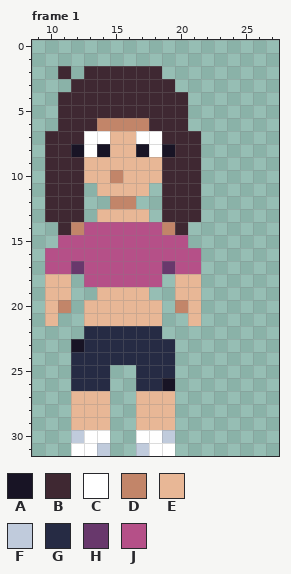
Two states of a pixel-art file, Aseprite_Projects/Female_NPC_1.aseprite. This is how it looked before the edit.
32x32 pixels, 1 frame. Shown: frame 1: x 9..27, y 0..31. The commit also changed other frames, which this record leaves out.
Visible layers, top first: "Layer 2", "Layer 1".
Palette (. is transparent): A #181425  B #3f2832  C #ffffff  D #c28569  E #e8b796  F #c0cbdc  G #262b44  H #68386c  J #b55088
Pixels before, frame 1, first column x 10:
 2 .B.BBBBBB...
 3 ..BBBBBBBB..
 4 .BBBBBBBBBB.
 5 .BBBBBBBBBB.
 6 .BBBDDDDBBB.
 7 BBBCCEECCBBB
 8 BBACAEEACABB
 9 BBBEEEEEEBBB
10 BBBEEDEEEBBB
11 BBB.EEEE.BBB
12 BBB..DD..BBB
13 BBB.EEEE.BBB
14 .BDJJJJJJDB.
15 .JJJJJJJJJJ.
16 JJJJJJJJJJJJ
17 JJHJJJJJJHJJ
18 EE.JJJJJJ.EE
19 EE..EEEE..EE
20 ED.EEEEEE.DE
21 E..EEEEEE..E
22 ...GGGGGG...
23 ..AGGGGGGG..
24 ..GGGGGGGG..
25 ..GGG..GGG..
26 ..GGG..GGA..
27 ..EEE..EEE..
28 ..EEE..EEE..
29 ..EEE..EEE..
30 ..FCC..CCF..
31 ..CCF..FCC..
Now the later version:
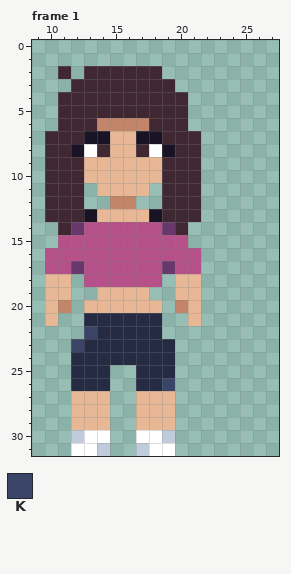
Colours new in this view: K #3a4466
Message: Made animations for a female NPC
Change:
layer "Layer 2" now hidden
Frame 1:
The author put colour A in row 13 at x 13 and 18.
Colour C becomes colour A in row 7 at x 13 to 14 and 17 to 18.
Colour A becomes colour B in row 8 at x 14 and 17.
Colour D becomes colour E in row 10 at x 15.
Colour E becomes colour G in row 21 at x 13 to 18.
Colour D becomes colour H in row 14 at x 12 and 19.
Colour A becomes colour K in row 23 at x 12; in row 26 at x 19.
Colour G becomes colour K in row 22 at x 13.
Where, in picture pixels (left, top, right, bottom), the same in both pictures:
changed: (71, 131, 175, 235)
changed: (71, 313, 175, 391)
